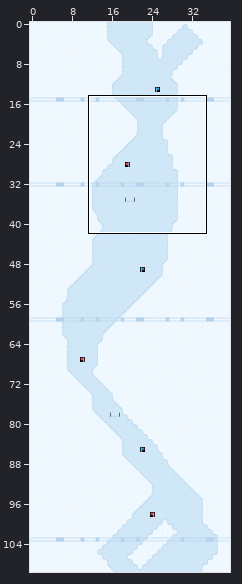
A LDtk project gets an edit: ski.ldtk. Above: a wide view before the commit, with the close-up outlined.
Close-up. Earlier state:
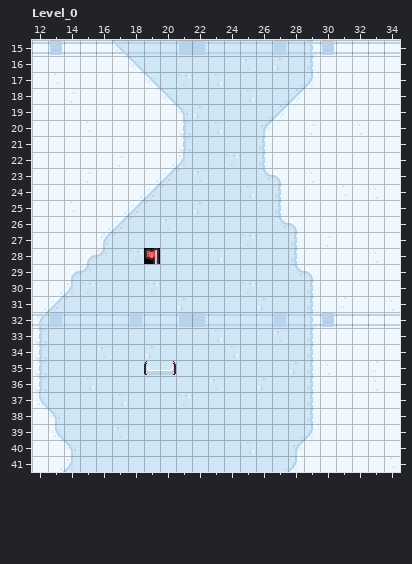
Cells are 16x16 px. Shown: Level_0 x 12..34, y 15..41. The commit also changed other parts of the map, which this record leaves out.
The result:
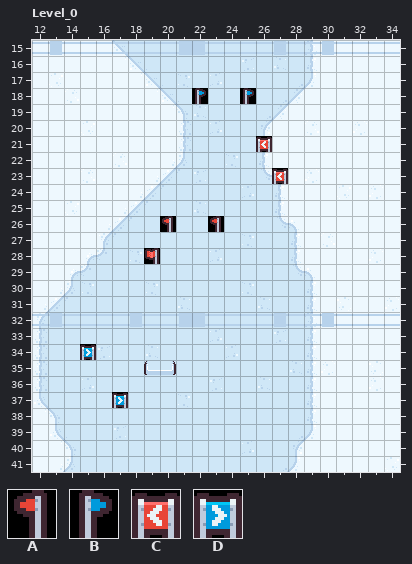
Key: from "SkiTiles": A 8, B 9, C 32, D 33.
_ is an empty cell, . an unchanged one.
Tiles of an added or newly shown layer are drawn over the layers below it.
Commit: feat: gates game mode
Diff:
--- layer "Gates" (added)
@@ x 22..25 @@
-18 _.._
+18 B..B
@@ x 20..23 @@
-26 _.._
+26 A..A
--- layer "Flags"
@@ x 26..26 @@
-21 _
+21 C
@@ x 27..27 @@
-23 _
+23 C
@@ x 15..15 @@
-34 _
+34 D
@@ x 17..17 @@
-37 _
+37 D
Where, in picture pixels (left, top, right, bottom), the same in both close-ups:
added: (192, 88, 208, 104)
added: (240, 88, 256, 104)
added: (256, 136, 272, 152)
added: (272, 168, 288, 184)
added: (160, 216, 176, 232)
added: (208, 216, 224, 232)
added: (80, 344, 96, 360)
added: (112, 392, 128, 408)
